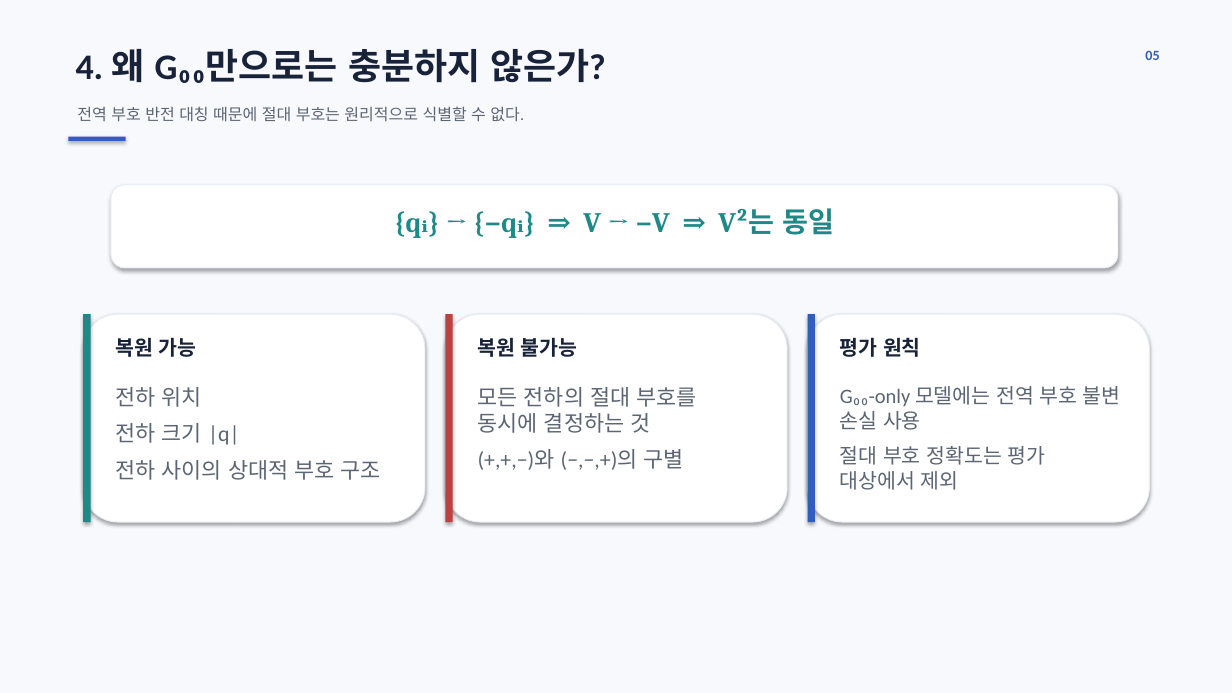
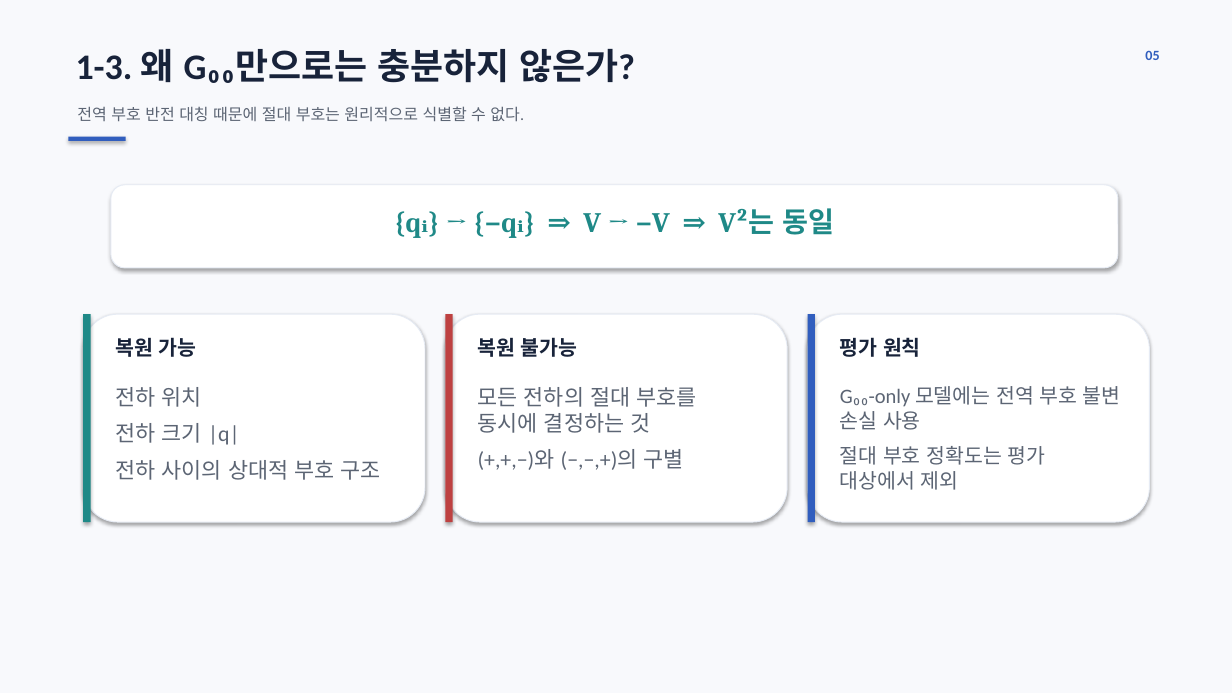
Before and after one commit to ohyunu525/KK-AI, a slide deck: slide 21 of Documents/보고서 파일.pptx (slide 20 before the commit). Drawn at 1232x693 pixels with LibreOffice and Linux fonts; fonts in the diff are those of the drawing. Boxes give left, top, right and bottom in pixels: in the first picture for what was removed or moved away, otherwise in the second. Text is boxed around its words. In the diff, an @@ line names an element or a change of style, - is before the commit and + after.

```diff
--- a/Documents/보고서 파일.pptx
+++ b/Documents/보고서 파일.pptx
@@ text at <box>76,49,635,83</box>: text changed @@
-4. 왜 G₀₀만으로는 충분하지 않은가?
+1-3. 왜 G₀₀만으로는 충분하지 않은가?
```
Also in this commit, not shown: 4 other slides changed, 2 slides added, 1 slide removed, 1 other file.
